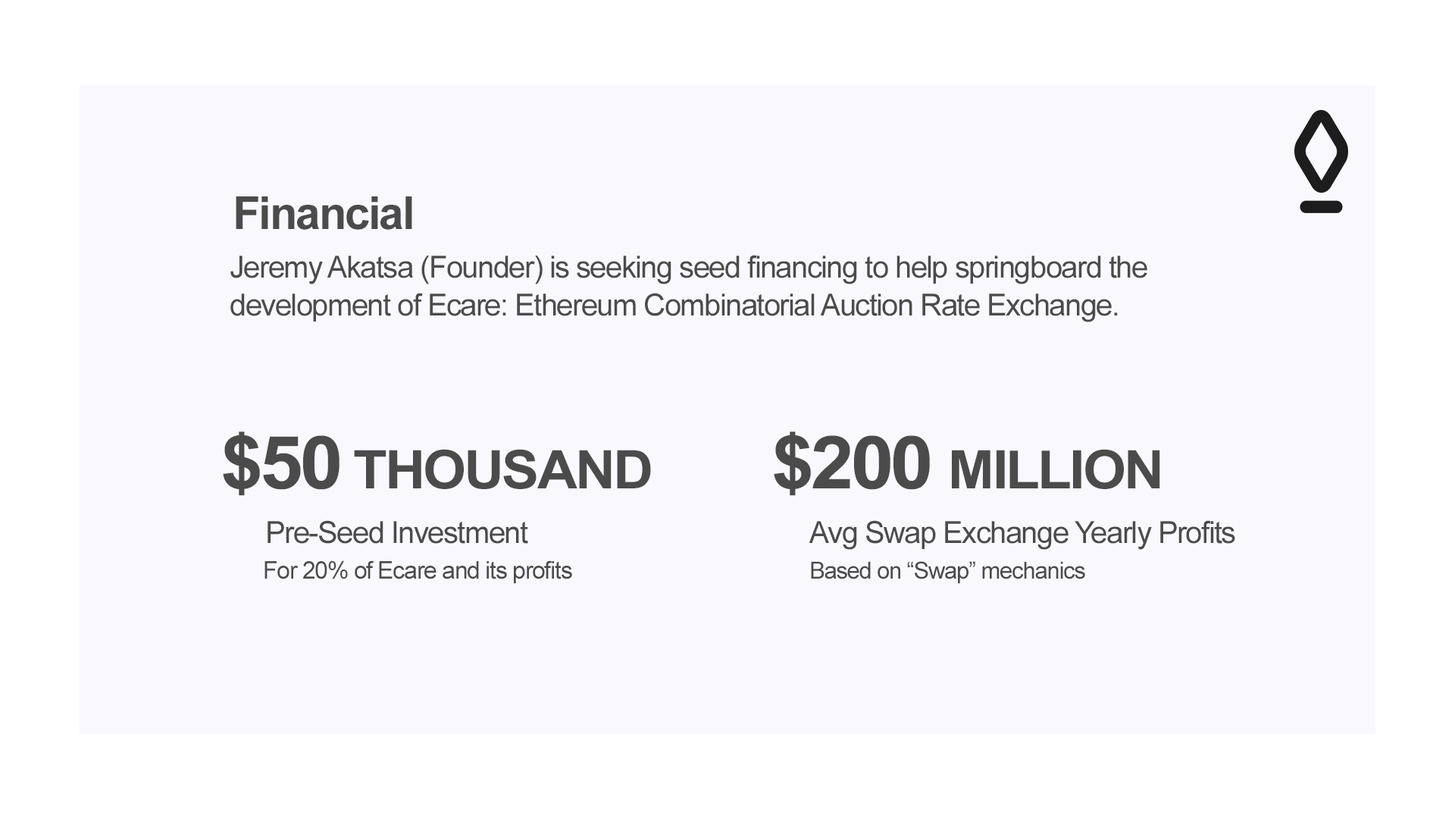
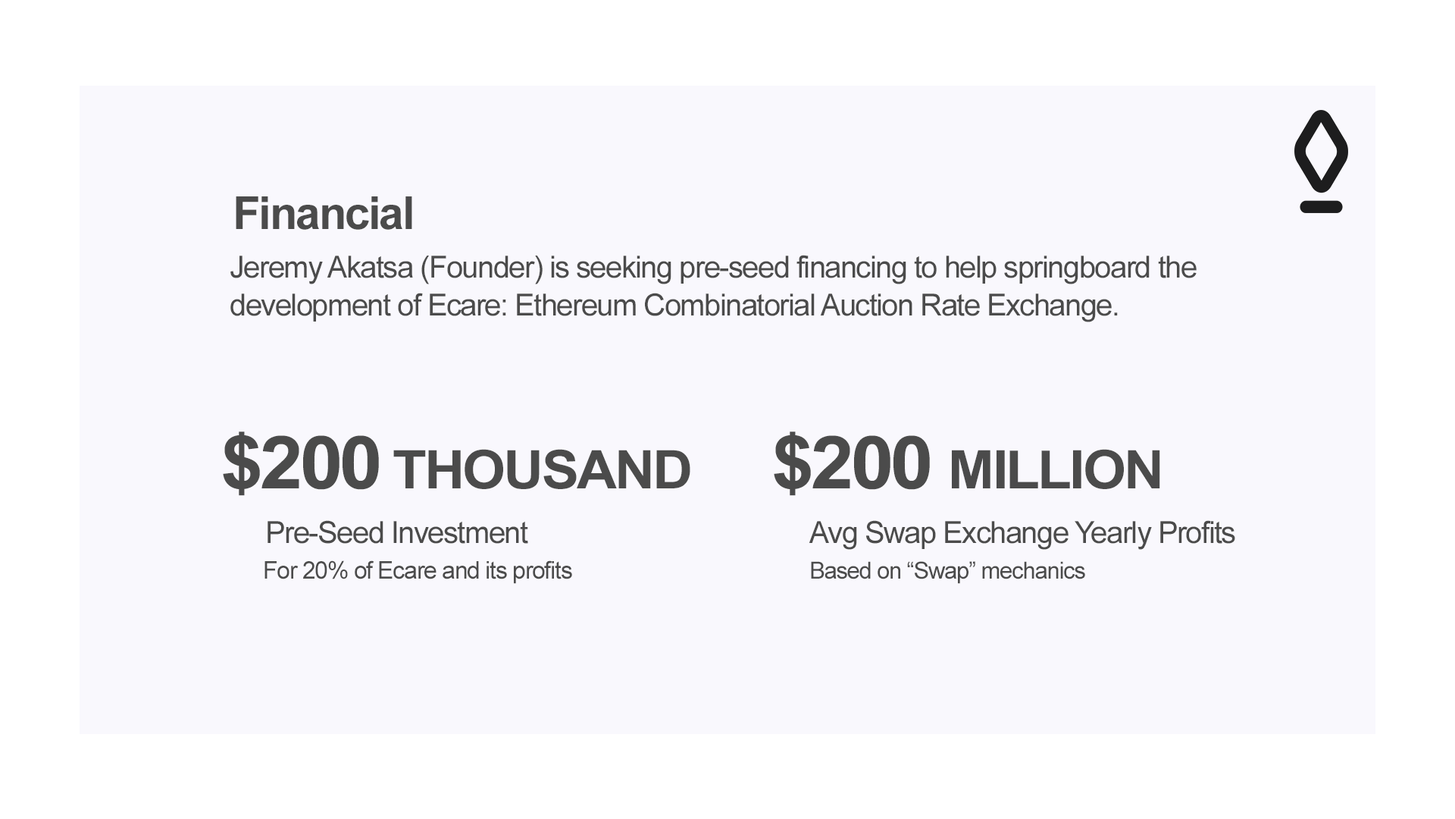
Two versions of the same layered image (1455x819). Layer-by-layer changes:
renamed "Jeremy Akatsa (Founder) is seeking seed financing to help sprin" to "Jeremy Akatsa (Founder) is seeking pre-seed financing to help s", painted on it over 679, 254, 1197, 285
renamed "$50 THOUSAND" to "$200 THOUSAND", painted on it over 261, 435, 691, 490
